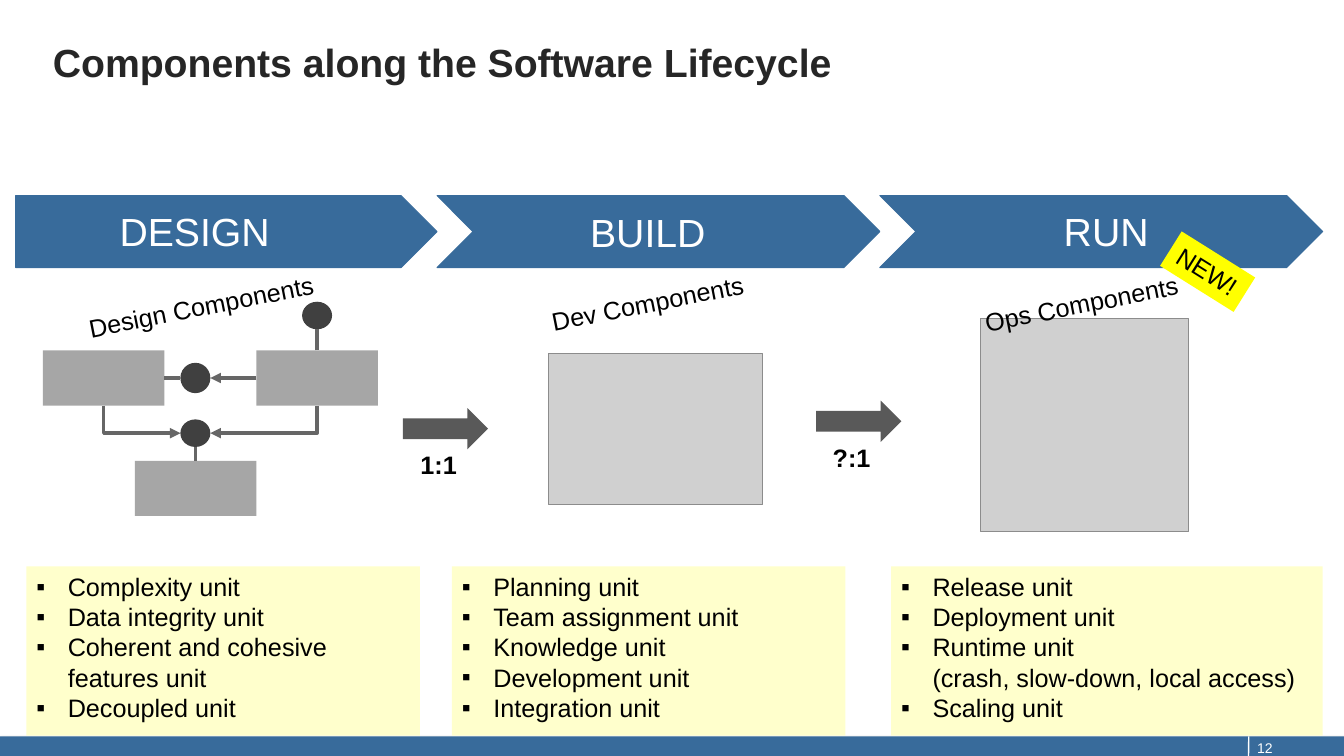
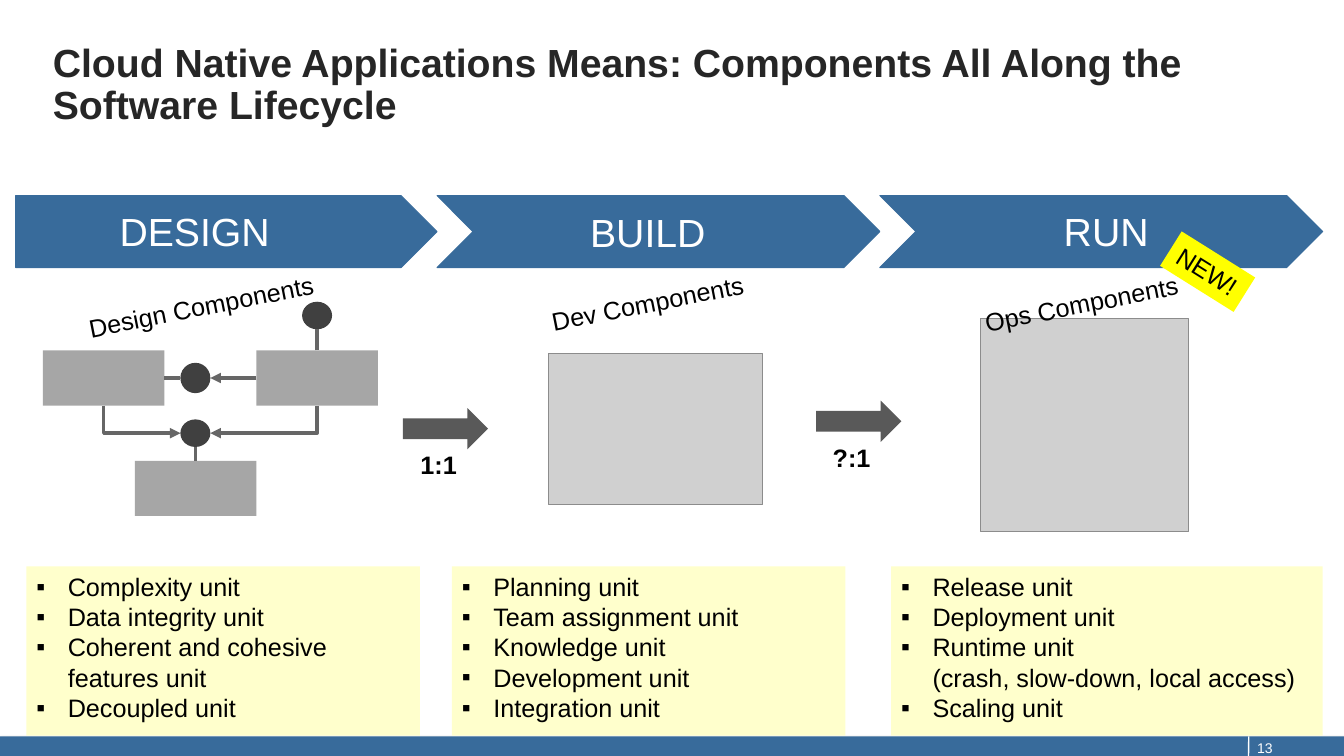
Before and after one commit to qaware/hitchhikers-guide-cloudnative, a slide deck: slide 13 of slides/01-microservices.pptx (slide 12 before the commit). Drawn at 1344x756 pixels with LibreOffice and Linux fonts; fonts in the diff are those of the drawing; grey boxes stand for pictures. Boxes give left, top, right and bottom in pixels: in the first picture for what was removed or moved away, otherwise in the second. Text is boxed around its words. In the diff, an @@ line names an element or a change of style, - is before the commit and + after.

```diff
--- a/slides/01-microservices.pptx
+++ b/slides/01-microservices.pptx
@@ title at (53, 48, 1182, 127): text changed @@
-Components along the Software Lifecycle
+Cloud Native Applications Means: Components All Along the Software Lifecycle
@@ page number at (1257, 743, 1273, 753): text changed @@
-12
+13
```
Also in this commit, not shown: 4 other slides changed, 2 slides added, 4 slides removed, 3 other files.
